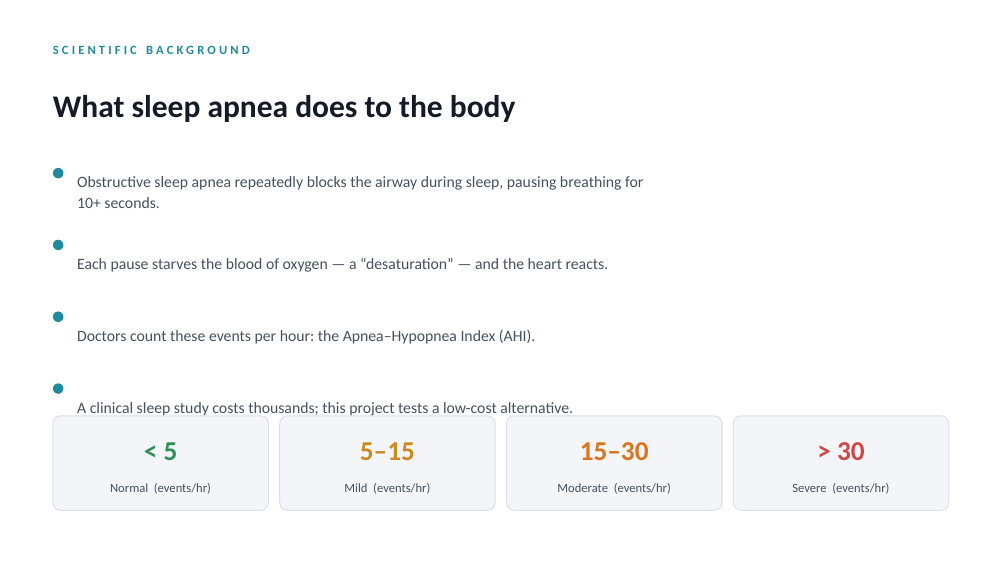
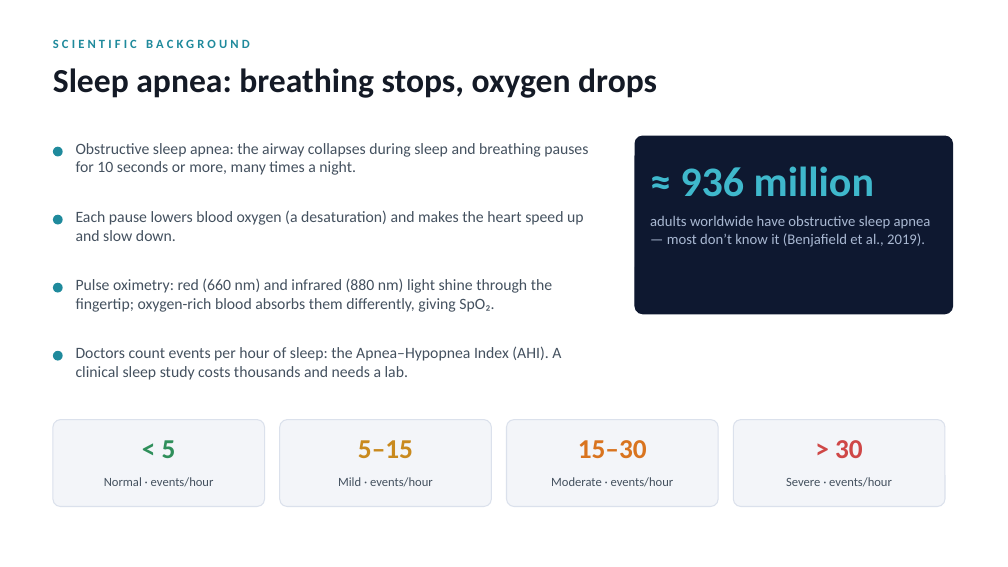
Before and after one commit to gabrielamamanestudent-wq/teetomivV2, a slide deck: slide 3 of science-fair/night-signal/Night_Signal_Presentation.pptx. Drawn at 1008x567 pixels with LibreOffice and Linux fonts; fonts in the diff are those of the drawing. Boxes give left, top, right and bottom in pixels: in the first picture for what was removed or moved away, otherwise in the second. Text is boxed around its words. In the diff, an @@ line names an element or a change of style, - is before the commit and + after.

```diff
--- a/science-fair/night-signal/Night_Signal_Presentation.pptx
+++ b/science-fair/night-signal/Night_Signal_Presentation.pptx
@@ text "SCIENTIFIC BACKGROUND": place and size @@
-text "SCIENTIFIC BACKGROUND" at <box>53,45,250,54</box>
+text "SCIENTIFIC BACKGROUND" at <box>53,39,250,48</box>
@@ text at <box>53,68,657,98</box>: text changed; size 30 to 32 pt @@
-What sleep apnea does to the body
+Sleep apnea: breathing stops, oxygen drops
@@ ellipse: place and size @@
-ellipse at <box>53,168,64,178</box>
+ellipse at <box>53,147,63,157</box>
@@ text at <box>76,143,588,175</box>: text changed @@
-Obstructive sleep apnea repeatedly blocks the airway during sleep, pausing breathing for 10+ seconds.
+Obstructive sleep apnea: the airway collapses during sleep and breathing pauses for 10 seconds or more, many times a night.
@@ rounded rectangle: place and size @@
-rounded rectangle at <box>53,416,268,510</box>
+rounded rectangle at <box>635,136,953,314</box>
@@ rounded rectangle at <box>635,136,953,314</box>: fill #F3F5F9 to #0E1830; outline #DBE1EC 1 pt to #0E1830 1 pt; proportions changed @@
@@ text added at <box>680,166,874,197</box>, 40 pt, text #3FB8CC, bold @@
+≈ 936 million
@@ ellipse: place and size @@
-ellipse at <box>53,240,64,250</box>
+ellipse at <box>53,215,63,225</box>
@@ text at <box>76,210,584,241</box>: text changed @@
-Each pause starves the blood of oxygen — a “desaturation” — and the heart reacts.
+Each pause lowers blood oxygen (a desaturation) and makes the heart speed up and slow down.
@@ text added at <box>650,216,931,247</box>, 14 pt, text #A9B8D2 @@
+adults worldwide have obstructive sleep apnea — most don’t know it (Benjafield et al., 2019).
@@ ellipse: place and size @@
-ellipse at <box>53,312,64,322</box>
+ellipse at <box>53,283,63,293</box>
@@ vertical alignment middle to top in 5 elements at <box>76,143,588,175</box>, <box>76,210,584,241</box>, <box>53,68,657,98</box>, <box>76,346,561,380</box>, <box>76,278,552,312</box> @@
@@ text at <box>76,278,552,312</box>: text changed @@
-Doctors count these events per hour: the Apnea–Hypopnea Index (AHI).
+Pulse oximetry: red (660 nm) and infrared (880 nm) light shine through the fingertip; oxygen-rich blood absorbs them differently, giving SpO₂.
@@ ellipse: place and size @@
-ellipse at <box>53,383,64,394</box>
+ellipse at <box>53,351,63,361</box>
@@ text at <box>76,346,561,380</box>: text changed @@
-A clinical sleep study costs thousands; this project tests a low-cost alternative.
+Doctors count events per hour of sleep: the Apnea–Hypopnea Index (AHI). A clinical sleep study costs thousands and needs a lab.
@@ rounded rectangle: place and size @@
-rounded rectangle at <box>280,416,495,510</box>
+rounded rectangle at <box>53,420,265,507</box>
@@ proportions changed in 3 elements at <box>507,420,718,507</box>, <box>53,420,265,507</box>, <box>280,420,492,507</box> @@
@@ rounded rectangle: place and size @@
-rounded rectangle at <box>507,416,722,510</box>
+rounded rectangle at <box>280,420,492,507</box>
@@ rounded rectangle: place and size @@
-rounded rectangle at <box>734,416,949,510</box>
+rounded rectangle at <box>507,420,718,507</box>
@@ rounded rectangle added at <box>734,420,945,507</box>, fill #F3F5F9, outline #DBE1EC 1 pt @@
@@ text at <box>104,477,214,487</box>: text changed @@
-Normal (events/hr)
+Normal · events/hour
@@ text at <box>338,477,433,487</box>: text changed @@
-Mild (events/hr)
+Mild · events/hour
@@ text at <box>551,477,674,487</box>: text changed @@
-Moderate (events/hr)
+Moderate · events/hour
@@ text at <box>786,477,892,487</box>: text changed @@
-Severe (events/hr)
+Severe · events/hour
```
Also in this commit, not shown: 3 other slides changed, 15 slides added, 8 slides removed, 41 other files.
